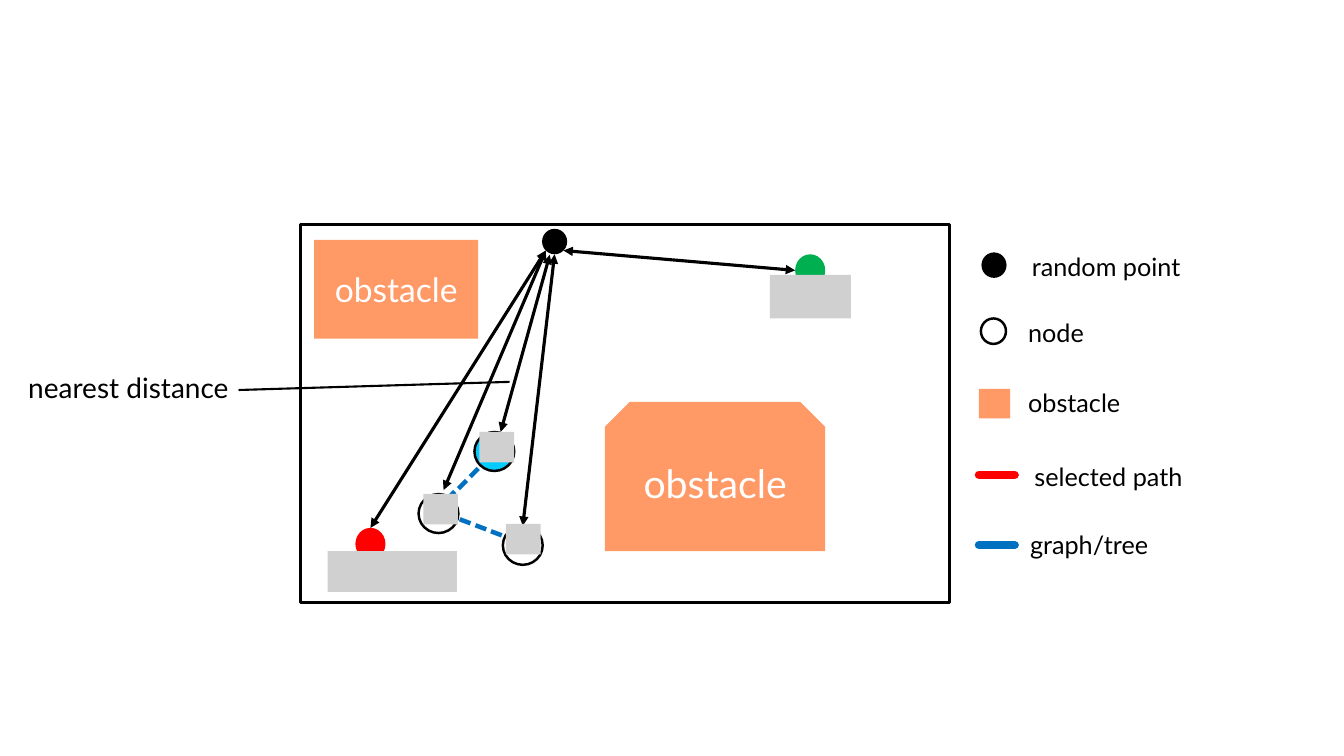
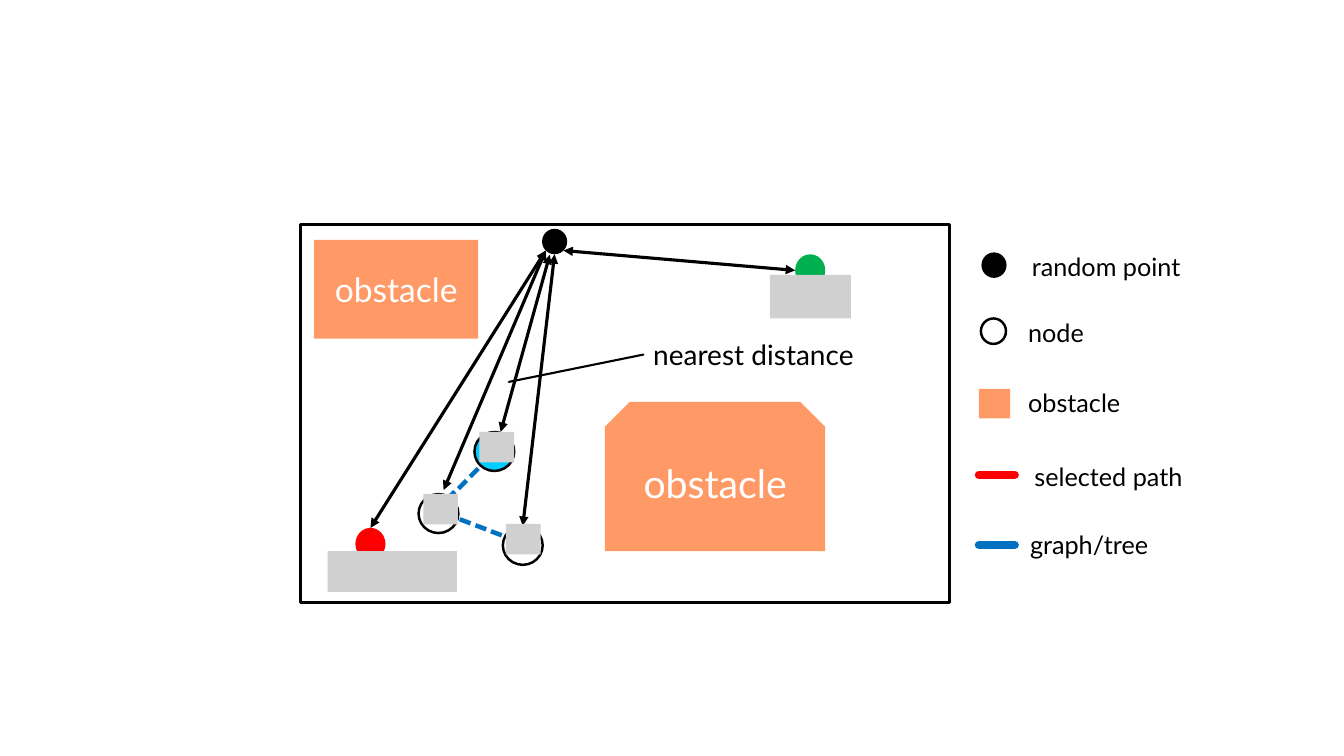
Before and after one commit to study-robotics/mathematics-and-robotics, a slide deck: slide 3 of path_planning/random_sampling/rrt/rrt.pptx. Drawn at 1344x756 pixels with LibreOffice and Linux fonts; fonts in the diff are those of the drawing; grey boxes stand for pictures. Boxes give left, top, right and bottom in pixels: in the first picture for what was removed or moved away, otherwise in the second. Text is boxed around its words. In the diff, an @@ line names an element or a change of style, - is before the commit and + after.

```diff
--- a/path_planning/random_sampling/rrt/rrt.pptx
+++ b/path_planning/random_sampling/rrt/rrt.pptx
@@ line moved from (509, 382) - (239, 390) to (509, 382) - (643, 355) @@
@@ text "nearest distance": place and size @@
-text "nearest distance" at [28, 377, 228, 399]
+text "nearest distance" at [653, 344, 853, 366]
```
Also in this commit, not shown: 4 other slides changed, 28 other files.
